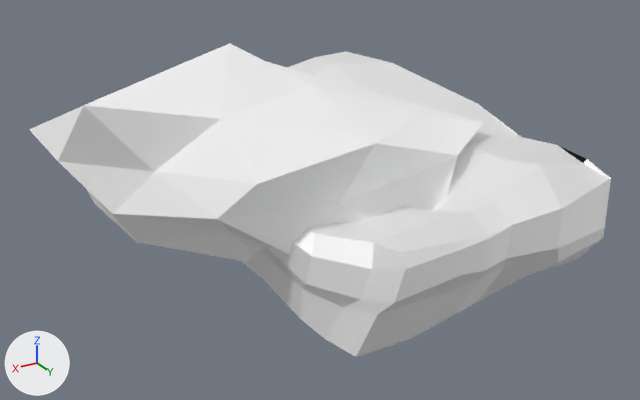
A saved change to the glTF model public/assets/Models/liberation.glb.
Before and after are seen from a camera (50 mm lens) standing at (3.59, 5.3, 3.53) and looking at (0.44, 0.05, 0.91). The lights are fixed; the arrows at lower left show +X, +Y and +Z. Where no turn or scale is listed for an object, it has been applied to the vertices.
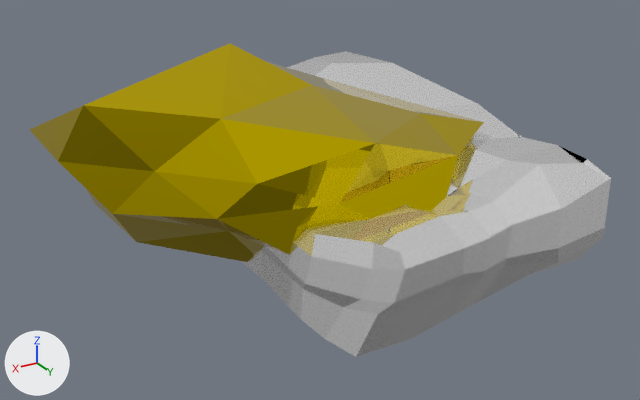
The change, as a diff of the scene's bpy script:
```diff
--- a/public/assets/Models/liberation.glb.py
+++ b/public/assets/Models/liberation.glb.py
@@ mat_rubywhite @@
 mat_rubywhite.metallic = 0.827
-mat_rubywhite.roughness = 0.673
+mat_rubywhite.roughness = 0.0
@@ mat_material @@
+mat_material = principled_material('Material')
+mat_material.base_color = (0.801, 0.608, 0.0)  # yellow #e7cd00
+mat_material.metallic = 1.0
+mat_material.roughness = 0.0
@@ me_icosphere @@
 me_icosphere.from_pydata(...)  # 328 vertices, 653 faces; spans x -1.39..1.7, y -1.52..1.31, z -1.13..0.65
-me_icosphere.materials.append(mat_ruby_001)  # white #ffffff
+me_icosphere.materials.append(mat_material)  # yellow #e7cd00
```

Changed parts and their boxes [x1, y1, x2, y2] in the pictures (640 x 400 px):
'Icosphere', recoloured (white to yellow): [29, 43, 484, 262] in both
'Cube', surface changed: [241, 51, 611, 357] in both
